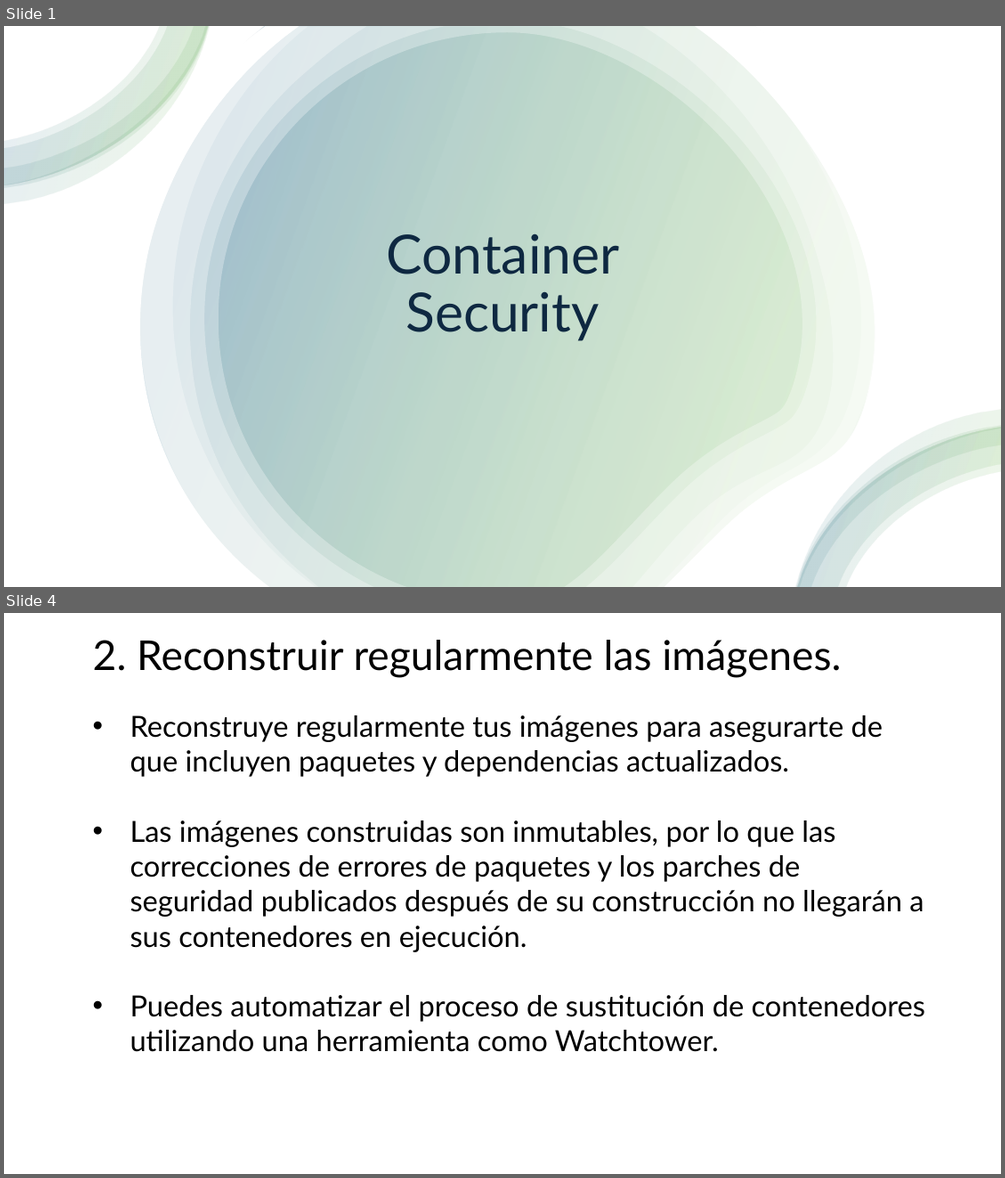
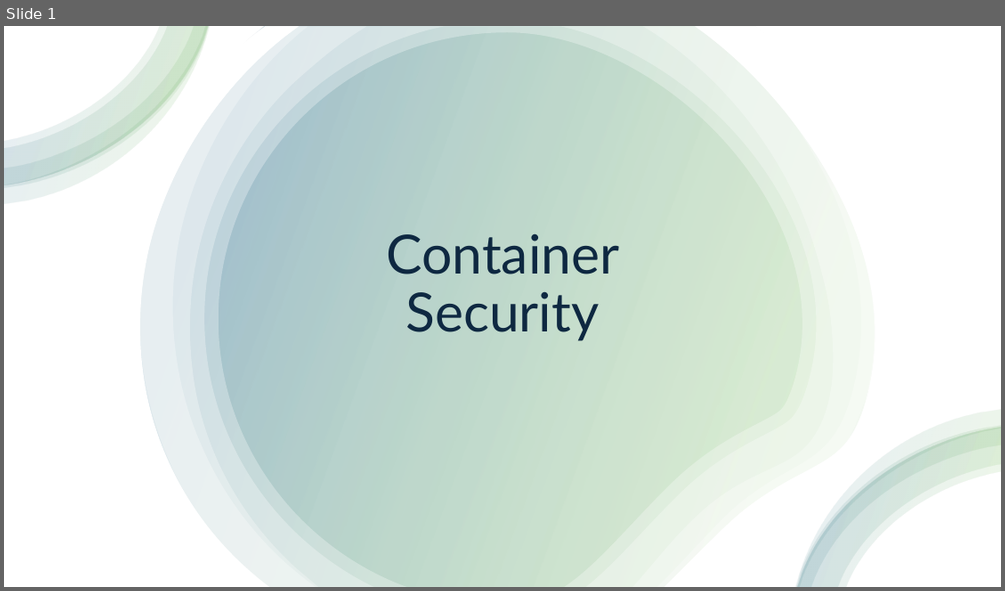
Before and after one commit to jpaniorte/docker25, a slide deck: ppt/6_container_security.pptx. Shown one above the other, each under a label of ours: slides 1 and 4 before the commit, slide 1 after it; the slides between them are not shown. The pictures are 1005x1178 and 1005x591 pixels, drawn with LibreOffice and Linux fonts; fonts in the diff are those of the drawing. Boxes give left, top, right and bottom in pixels: in the first picture for what was removed or moved away, otherwise in the second. Text is boxed around its words. In the diff, an @@ line names an element or a change of style, - is before the commit and + after.

```diff
--- a/ppt/6_container_security.pptx
+++ b/ppt/6_container_security.pptx
@@ slide 4 removed at box(4, 613, 1001, 1174), background #FFFFFF @@
@@ title removed at box(93, 640, 841, 678) @@
-2. Reconstruir regularmente las imágenes.
@@ text removed at box(130, 715, 925, 1052) @@
-• Reconstruye regularmente tus imágenes para asegurarte de que incluyen paquetes y dependencias actualizados.
-• Las imágenes construidas son inmutables, por lo que las correcciones de errores de paquetes y los parches de seguridad publicados después de su construcción no llegarán a sus contenedores en ejecución.
-• Puedes automatizar el proceso de sustitución de contenedores utilizando una herramienta como Watchtower.
```
Also in this commit, not shown: 1 slide changed, 6 slides added, 4 other slides removed, 2 other files.
